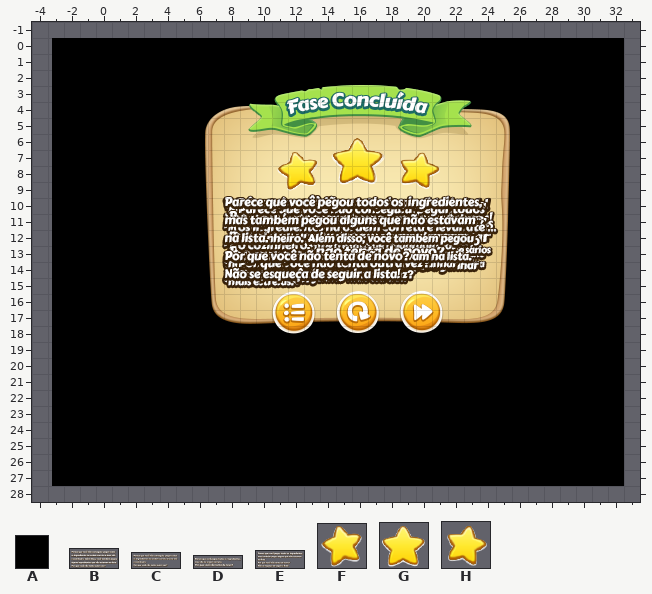
Tiled map (JSON), stored at tiled/feedback.json. Above, as it was before the edit.
Cells are 16x16 px. Shown: x -4..33, y -1..28.
Key: from "background": A 3 "black"; from "restaurant": B 1 "restaurant_0stars_msg2", C 3 "restaurant_0stars_msg1", D 4 "restaurant_0stars_msg3", E 5 "restaurant_0stars_msg4"; from "stars": F 0 "star_1", G 1 "star_2", H 2 "star_3".
Objects are placed by their top-left corner, in cells (3,4 is the top-left corner of cell 3,4); size is 1x1 cell unless given.
Objects on layer "stars" before:
G "star2" at 14.6,6.1 size 3.6x3.2
H "star3" at 18.7,6.9 size 3x2.6
F "star1" at 11.1,7 size 3x2.6
Objects on layer "restaurant" before:
D "restaurant_0stars_msg3" at 8,10.1 size 16.9x4.4
C "restaurant_0stars_msg1" at 8.4,9.8 size 16.9x5.3
B "restaurant_0stars_msg2" at 8.4,9.4 size 15.5x6.1
E "restaurant_0stars_msg4" at 7.4,9.4 size 17.2x6.2
After the commit:
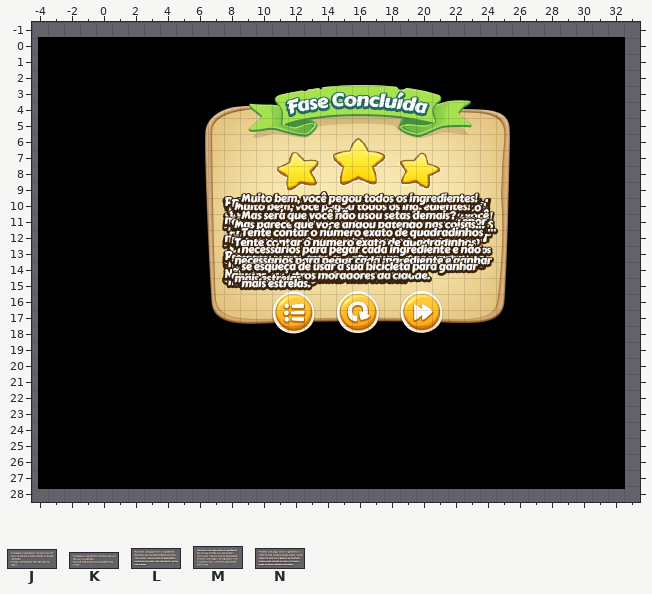
Further tiles: from "restaurant": J 6 "restaurant_1star_msg1", K 7 "restaurant_1star_msg2", L 8 "restaurant_2stars_msg1", M 9 "restaurant_2stars_msg2", N 10 "restaurant_3stars_msg1".
The edit:
{"where": "layer \"blackBackground\""}
{"was": "A \"black\" at -2.8,4 size 2x2", "now": "A \"black\" at -3.6,-0.1 size 36.7x28.2"}
{"was": "A \"black\" at -2.8,0 size 2x2"}
{"was": "A \"black\" at -2.8,2 size 2x2"}
{"was": "A \"black\" at 13,6 size 2x2"}
{"was": "A \"black\" at 15,6 size 2x2"}
{"was": "A \"black\" at 17,6 size 2x2"}
{"was": "A \"black\" at 11,6 size 2x2"}
{"was": "A \"black\" at 19,6 size 2x2"}
{"was": "A \"black\" at -2.8,6 size 2x2"}
{"was": "A \"black\" at 9,8 size 2x2"}
{"was": "A \"black\" at 17,8 size 2x2"}
{"was": "A \"black\" at 11,8 size 2x2"}
{"was": "A \"black\" at 13,8 size 2x2"}
{"was": "A \"black\" at 19,8 size 2x2"}
{"was": "A \"black\" at 15,8 size 2x2"}
{"was": "A \"black\" at 21,8 size 2x2"}
{"was": "A \"black\" at 23,8 size 2x2"}
{"was": "A \"black\" at -2.8,8 size 2x2"}
{"was": "A \"black\" at 7,10 size 2x2"}
{"was": "A \"black\" at 9,10 size 2x2"}
{"was": "A \"black\" at 11,10 size 2x2"}
{"was": "A \"black\" at 15,10 size 2x2"}
{"was": "A \"black\" at 19,10 size 2x2"}
{"was": "A \"black\" at 13,10 size 2x2"}
{"was": "A \"black\" at 17,10 size 2x2"}
{"was": "A \"black\" at 21,10 size 2x2"}
{"was": "A \"black\" at 23,10 size 2x2"}
{"was": "A \"black\" at -2.8,10 size 2x2"}
{"was": "A \"black\" at 7,12 size 2x2"}
{"was": "A \"black\" at 9,12 size 2x2"}
{"was": "A \"black\" at 11,12 size 2x2"}
{"was": "A \"black\" at 19,12 size 2x2"}
{"was": "A \"black\" at 17,12 size 2x2"}
{"was": "A \"black\" at 13,12 size 2x2"}
{"was": "A \"black\" at 15,12 size 2x2"}
{"was": "A \"black\" at 21,12 size 2x2"}
{"was": "A \"black\" at 23,12 size 2x2"}
{"was": "A \"black\" at -2.8,12 size 2x2"}
{"was": "A \"black\" at 7,14 size 2x2"}
{"was": "A \"black\" at 9,14 size 2x2"}
{"was": "A \"black\" at 15,14 size 2x2"}
{"was": "A \"black\" at 11,14 size 2x2"}
{"was": "A \"black\" at 13,14 size 2x2"}
{"was": "A \"black\" at 19,14 size 2x2"}
{"was": "A \"black\" at 17,14 size 2x2"}
{"was": "A \"black\" at 21,14 size 2x2"}
{"was": "A \"black\" at 23,14 size 2x2"}
{"was": "A \"black\" at -2.8,14 size 2x2"}
{"was": "A \"black\" at -2.8,16 size 2x2"}
{"was": "A \"black\" at -2.8,18 size 2x2"}
{"was": "A \"black\" at -2.8,20 size 2x2"}
{"was": "A \"black\" at -2.8,22 size 2x2"}
{"was": "A \"black\" at -2.8,24 size 2x2"}
{"was": "A \"black\" at -2.8,26 size 2x2"}
{"where": "layer \"stars\""}
{"was": "G \"star2\" at 14.6,6.1 size 3.6x3.2", "now": "G \"star2\" at 14.6,6.1 size 3.8x3.3"}
{"was": "F \"star1\" at 11.1,7 size 3x2.6", "now": "F \"star1\" at 11,7 size 3.2x2.7"}
{"where": "layer \"restaurant\""}
{"now": "K \"restaurant_1star_msg2\" at 7.8,10 size 17.6x5.4"}
{"now": "J \"restaurant_1star_msg1\" at 7.6,9.5 size 17.6x6.4"}
{"now": "N \"restaurant_3stars_msg1\" at 7.6,9.3 size 17.2x6.8"}
{"now": "L \"restaurant_2stars_msg1\" at 7.8,9.5 size 17.6x6.8"}
{"now": "M \"restaurant_2stars_msg2\" at 8.1,8.9 size 17.6x7.6"}
{"label":"changed","picture_box":[38,37,625,489]}
